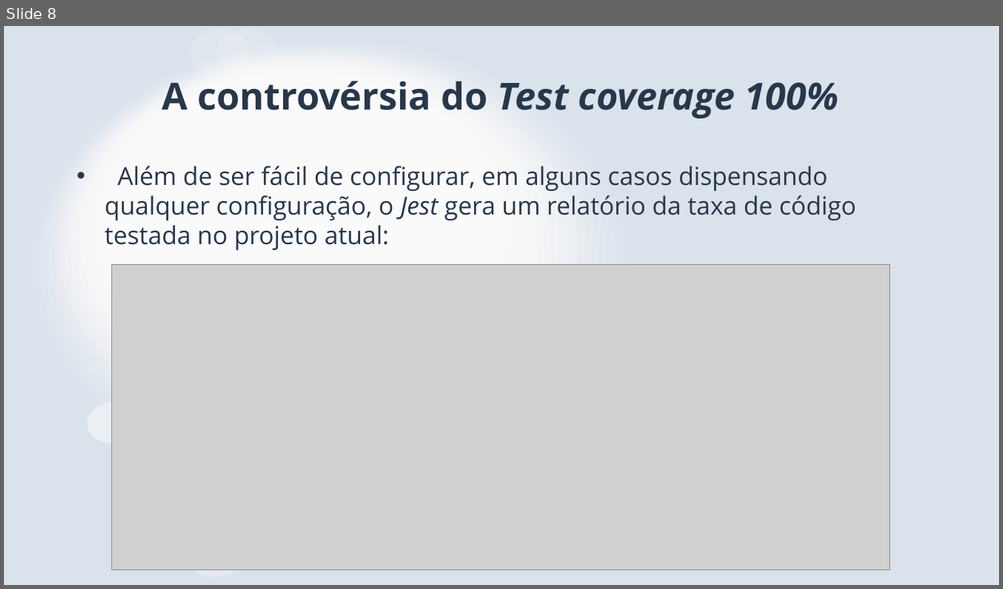
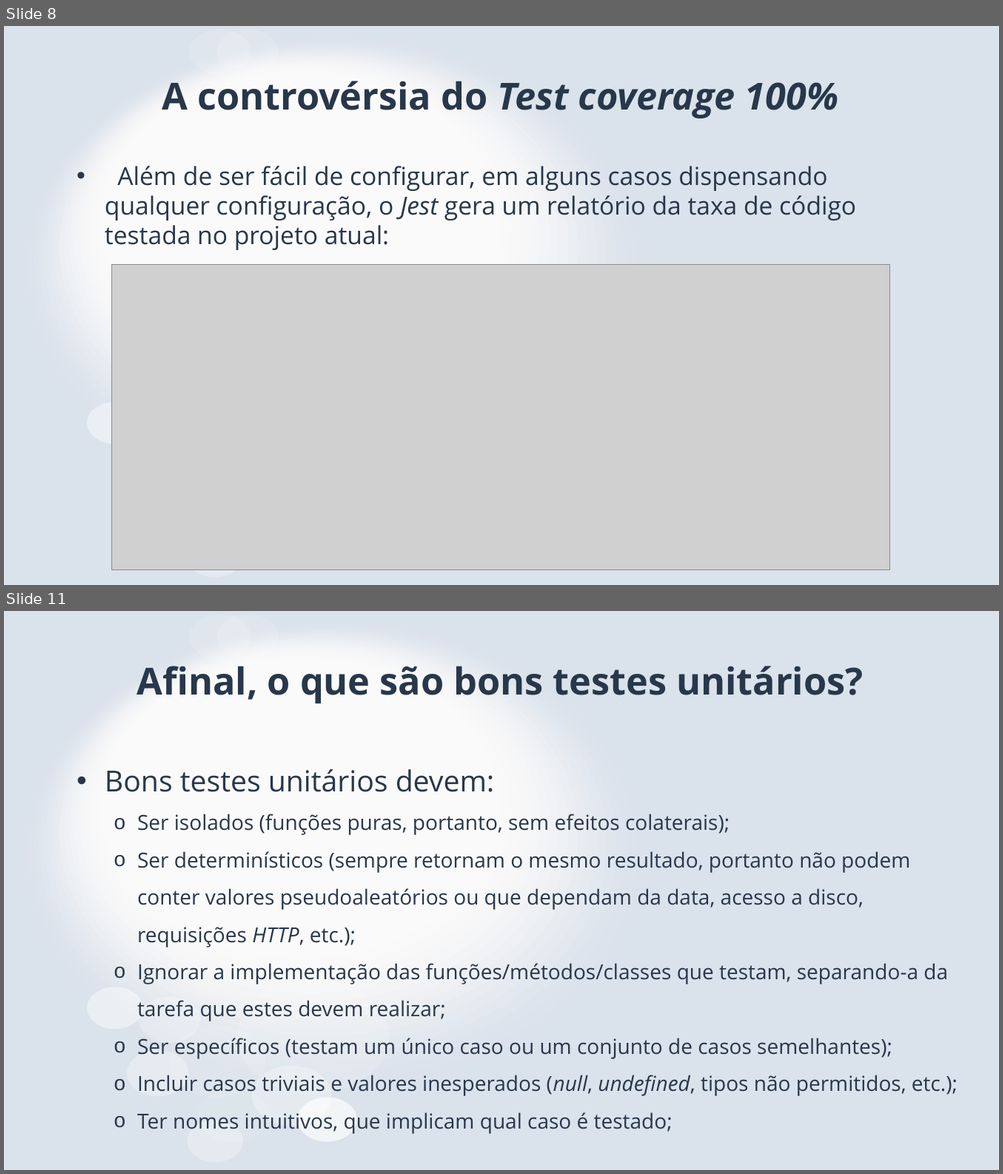
Before and after one commit to mateusmdr/jest-presentation, a slide deck: doc/presentation.pptx. Shown one above the other, each under a label of ours: slide 8 before the commit, slides 8 and 11 after it; the slides between them are not shown. The pictures are 1003x589 and 1003x1174 pixels, drawn with LibreOffice and Linux fonts; fonts in the diff are those of the drawing; grey boxes stand for pictures. Boxes give left, top, right and bottom in pixels: in the first picture for what was removed or moved away, otherwise in the second. Text is boxed around its words. In the diff, an @@ line names an element or a change of style, - is before the commit and + after.

```diff
--- a/doc/presentation.pptx
+++ b/doc/presentation.pptx
@@ slide 11 added at (4, 611, 999, 1170), background #FFFFFF; not listed: 22 template elements that a slide beside it also shows @@
@@ title added at (137, 666, 862, 703), 36 pt, text #28374A, bold @@
+Afinal, o que são bons testes unitários?
@@ text added at (105, 769, 957, 1134), 20 pt, text #28374A @@
+• Bons testes unitários devem:
+  o Ser isolados (funções puras, portanto, sem efeitos colaterais);
+  o Ser determinísticos (sempre retornam o mesmo resultado, portanto não podem conter valores pseudoaleatórios ou que dependam da data, acesso a disco, requisições HTTP, etc.);
+  o Ignorar a implementação das funções/métodos/classes que testam, separando-a da tarefa que estes devem realizar;
+  o Ser específicos (testam um único caso ou um conjunto de casos semelhantes);
+  o Incluir casos triviais e valores inesperados (null, undefined, tipos não permitidos, etc.);
+  o Ter nomes intuitivos, que implicam qual caso é testado;
@@ freeform shape added at (193, 968, 258, 1016), fill #FFFFFF at 8% opacity, outline #000000 0.75 pt @@
@@ freeform shape added at (237, 980, 389, 1094), fill #FFFFFF at 15% opacity, outline #000000 0.75 pt @@
@@ freeform shape added at (252, 975, 319, 1027), outline #000000 0.75 pt @@
@@ freeform shape added at (138, 997, 200, 1043), fill #FFFFFF at 25% opacity, outline #000000 0.75 pt @@
@@ freeform shape added at (169, 1026, 265, 1098), fill #FFFFFF at 12% opacity, outline #000000 0.75 pt @@
@@ freeform shape added at (127, 1051, 188, 1096), fill #FFFFFF at 33% opacity, outline #000000 0.75 pt @@
@@ freeform shape added at (252, 1066, 332, 1126), fill #FFFFFF at 31% opacity, outline #000000 0.75 pt @@
@@ freeform shape added at (197, 1088, 270, 1143), fill #FFFFFF at 7% opacity, outline #000000 0.75 pt @@
@@ freeform shape added at (297, 1097, 356, 1142), fill #FFFFFF at 67% opacity, outline #000000 0.75 pt @@
```
Also in this commit, not shown: 3 slides changed, 6 other slides added, 1 slide removed, 4 other files.
